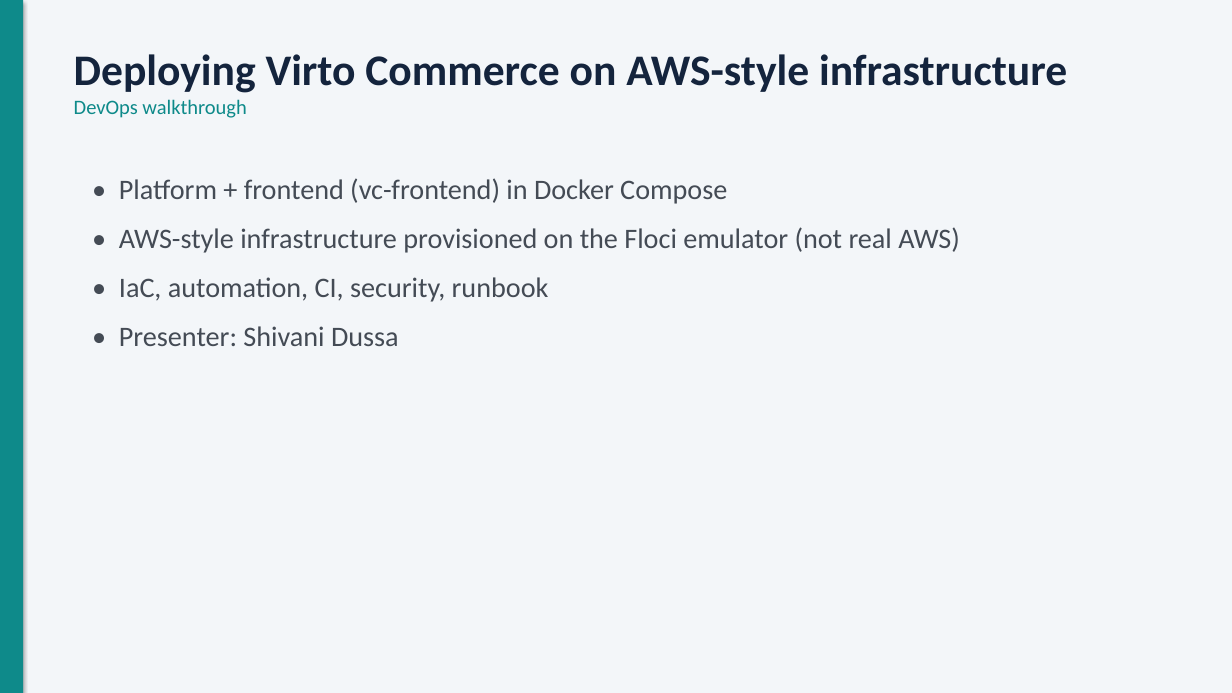
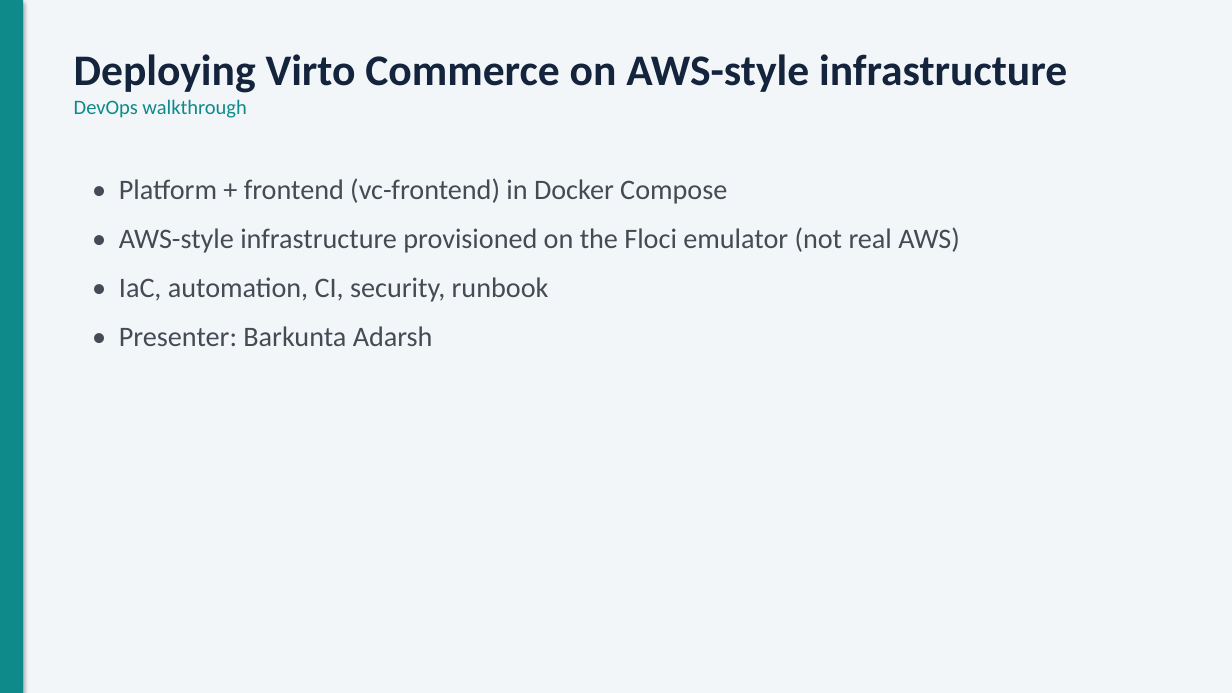
Before and after one commit to adarsh0331/Project_29_Virto_e-commerce, a slide deck: slide 1 of docs/presentation/Virto-AWS-DevOps-presentation.pptx. Drawn at 1232x693 pixels with LibreOffice and Linux fonts; fonts in the diff are those of the drawing. Boxes give left, top, right and bottom in pixels: in the first picture for what was removed or moved away, otherwise in the second. Text is boxed around its words. In the diff, an @@ line names an element or a change of style, - is before the commit and + after.

Commit message:
docs: point the README at this repository and set the presenter name

```diff
--- a/docs/presentation/Virto-AWS-DevOps-presentation.pptx
+++ b/docs/presentation/Virto-AWS-DevOps-presentation.pptx
@@ text at [119, 326, 433, 346]: text changed @@
-• Presenter: Shivani Dussa
+• Presenter: Barkunta Adarsh
```
Also in this commit, not shown: 1 other file.
